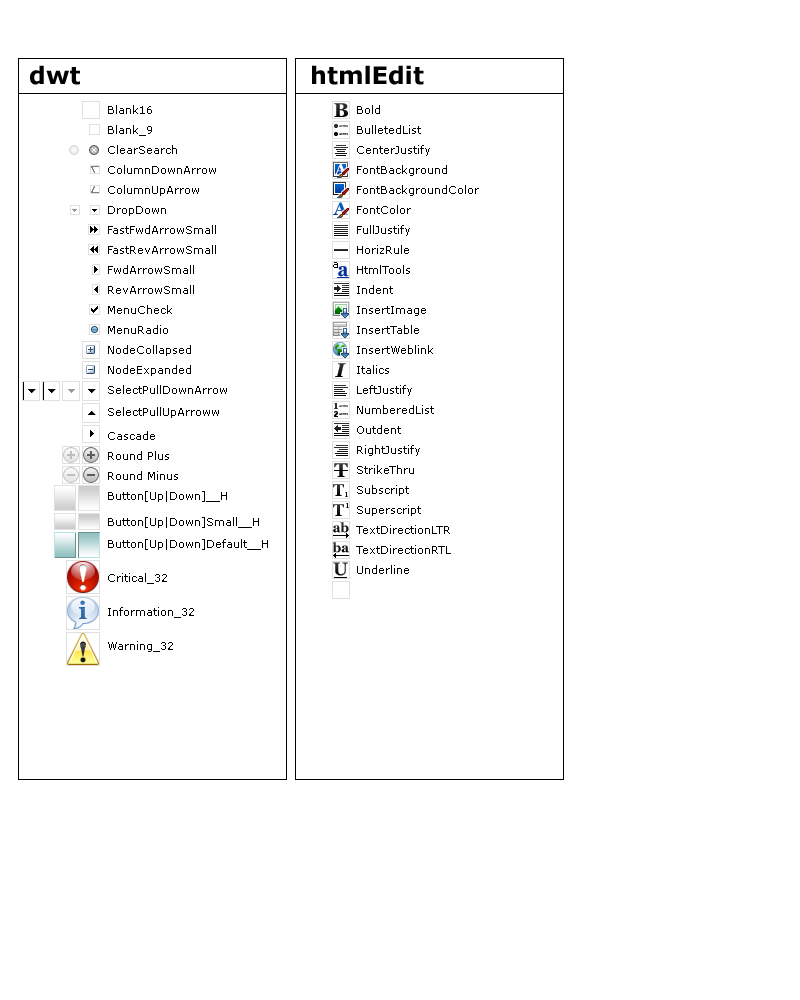
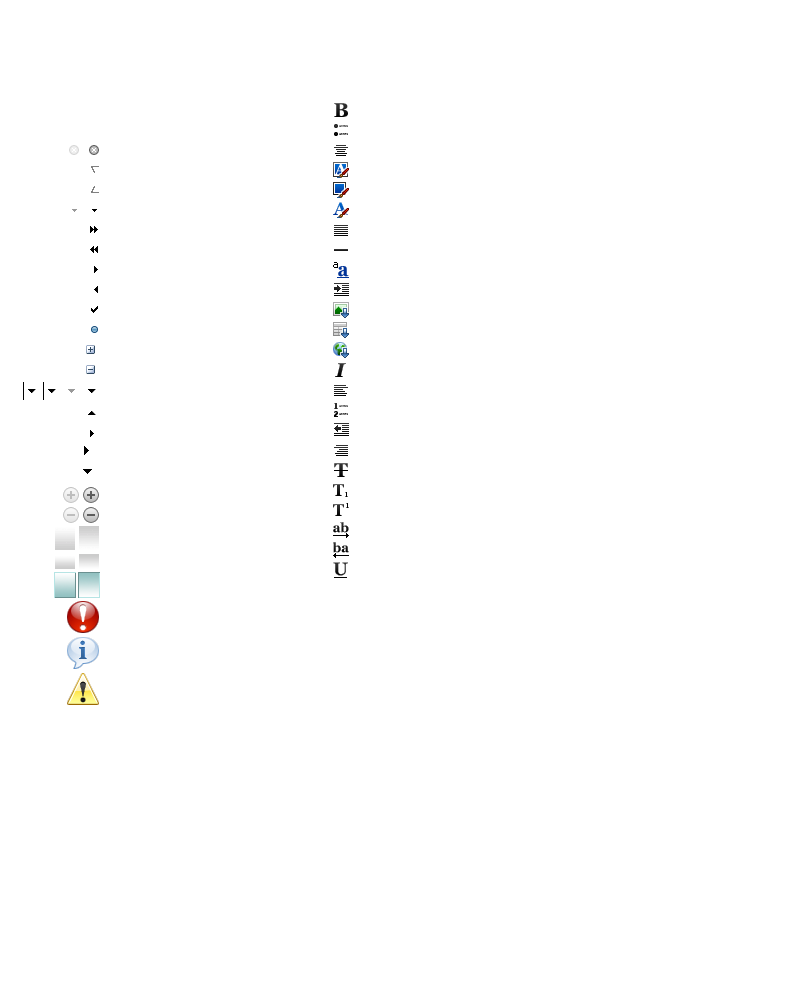
Comparing the layer stacks of the two 800 x 1000 images. Changes:
painted on "icon" over [left=54, top=446, right=100, bottom=705]
hid group "bg" (1st of 2) (5 layers) over [left=18, top=58, right=564, bottom=780]
